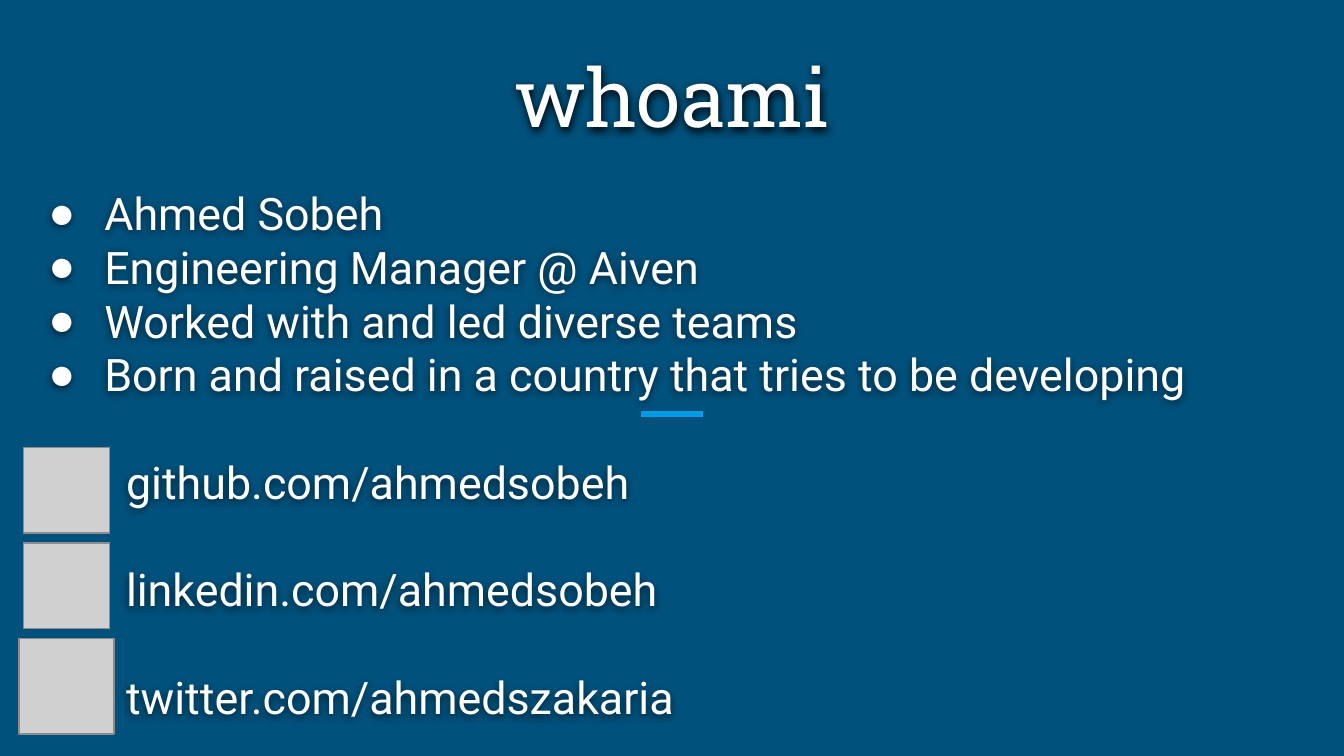
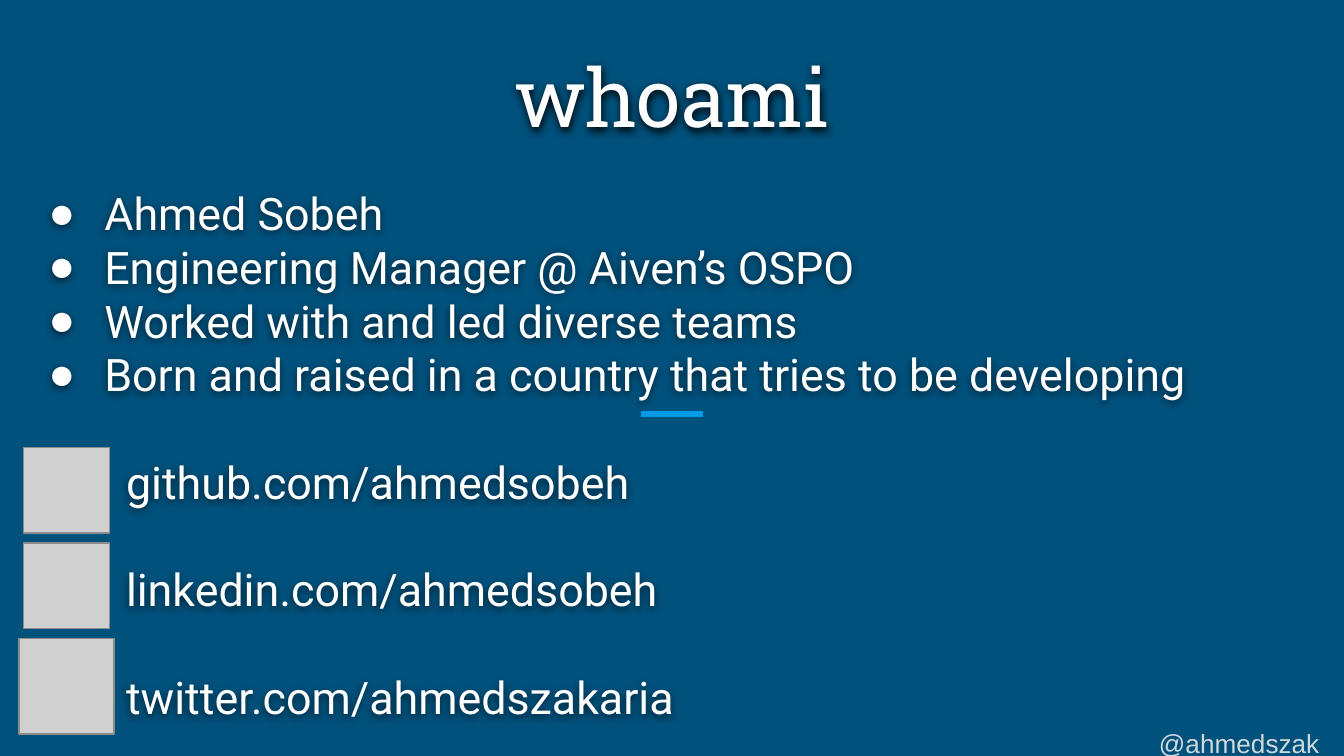
Before and after one commit to ahmedsobeh/conference-talks, a slide deck: slide 2 of foss-backstage/The F in FOSS Affording Open Source in Developing Countries.pptx. Drawn at 1344x756 pixels with LibreOffice and Linux fonts; fonts in the diff are those of the drawing; grey boxes stand for pictures. Boxes give left, top, right and bottom in pixels: in the first picture for what was removed or moved away, otherwise in the second. Text is boxed around its words. In the diff, an @@ line names an element or a change of style, - is before the commit and + after.

```diff
--- a/foss-backstage/The F in FOSS Affording Open Source in Developing Countries.pptx
+++ b/foss-backstage/The F in FOSS Affording Open Source in Developing Countries.pptx
@@ text at (104, 250, 854, 294): text changed @@
-● Engineering Manager @ Aiven
+● Engineering Manager @ Aiven’s OSPO
@@ text added at (1141, 720, 1339, 747), 14 pt, text #CFD8DC @@
+@ahmedszakaria
```
Also in this commit, not shown: 55 other slides changed, 10 slides added, 22 slides removed.
